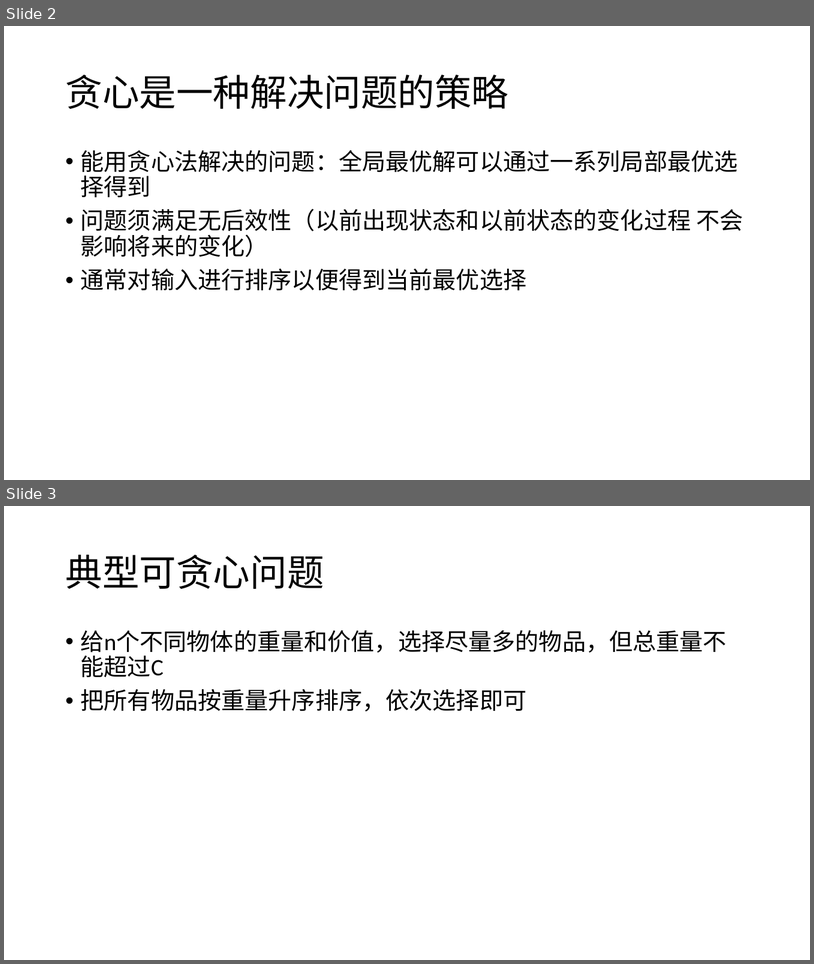
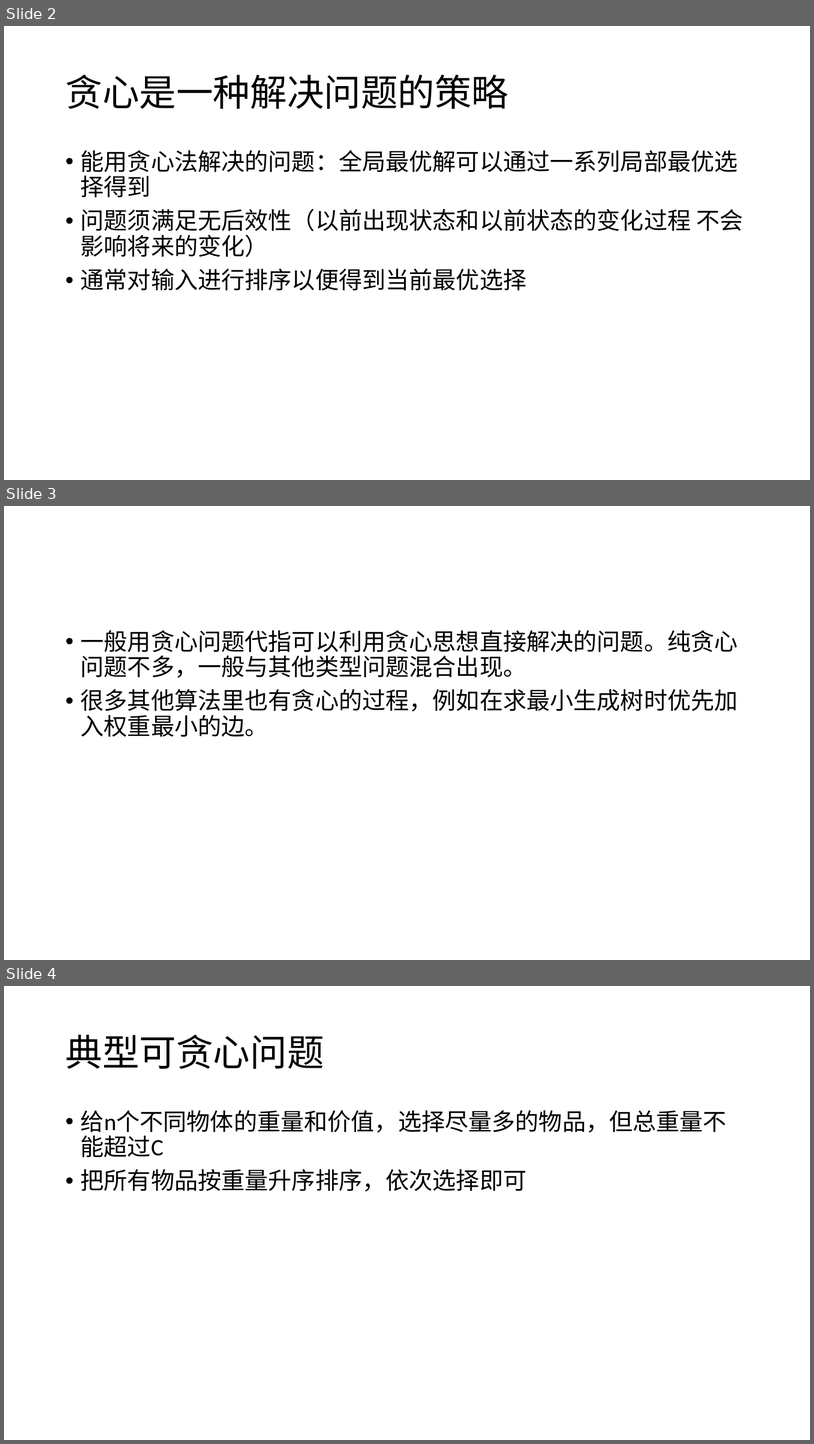
Before and after one commit to plus7wist/accepted-codes, a slide deck: notes/贪心.pptx. Shown one above the other, each under a label of ours: slides 2 and 3 before the commit, slides 2, 3 and 4 after it. The pictures are 814x964 and 814x1444 pixels, drawn with LibreOffice and Linux fonts; fonts in the diff are those of the drawing. Boxes give left, top, right and bottom in pixels: in the first picture for what was removed or moved away, otherwise in the second. Text is boxed around its words. In the diff, an @@ line names an element or a change of style, - is before the commit and + after.

```diff
--- a/notes/贪心.pptx
+++ b/notes/贪心.pptx
@@ slide 3 added at box(4, 506, 810, 960), background #FFFFFF @@
@@ text added at box(81, 630, 738, 736), 28 pt, text #000000 @@
+• 一般用贪心问题代指可以利用贪心思想直接解决的问题。纯贪心问题不多，一般与其他类型问题混合出现。
+• 很多其他算法里也有贪心的过程，例如在求最小生成树时优先加入权重最小的边。
@@ what was slide 3 is now slide 4 @@
```
Also in this commit, not shown: 3 slides changed, 3 other slides added, 2 slides removed, 5 other files.
